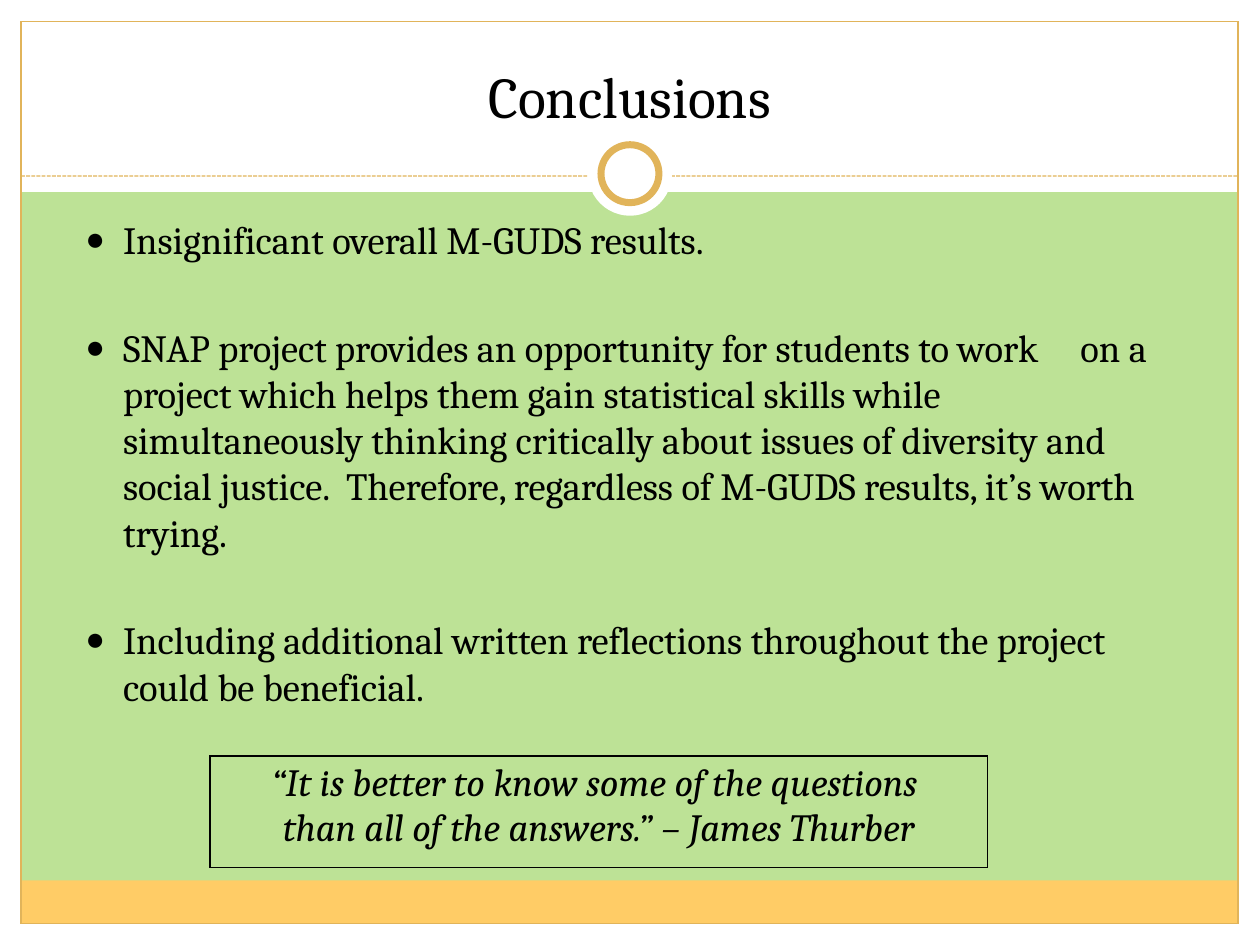
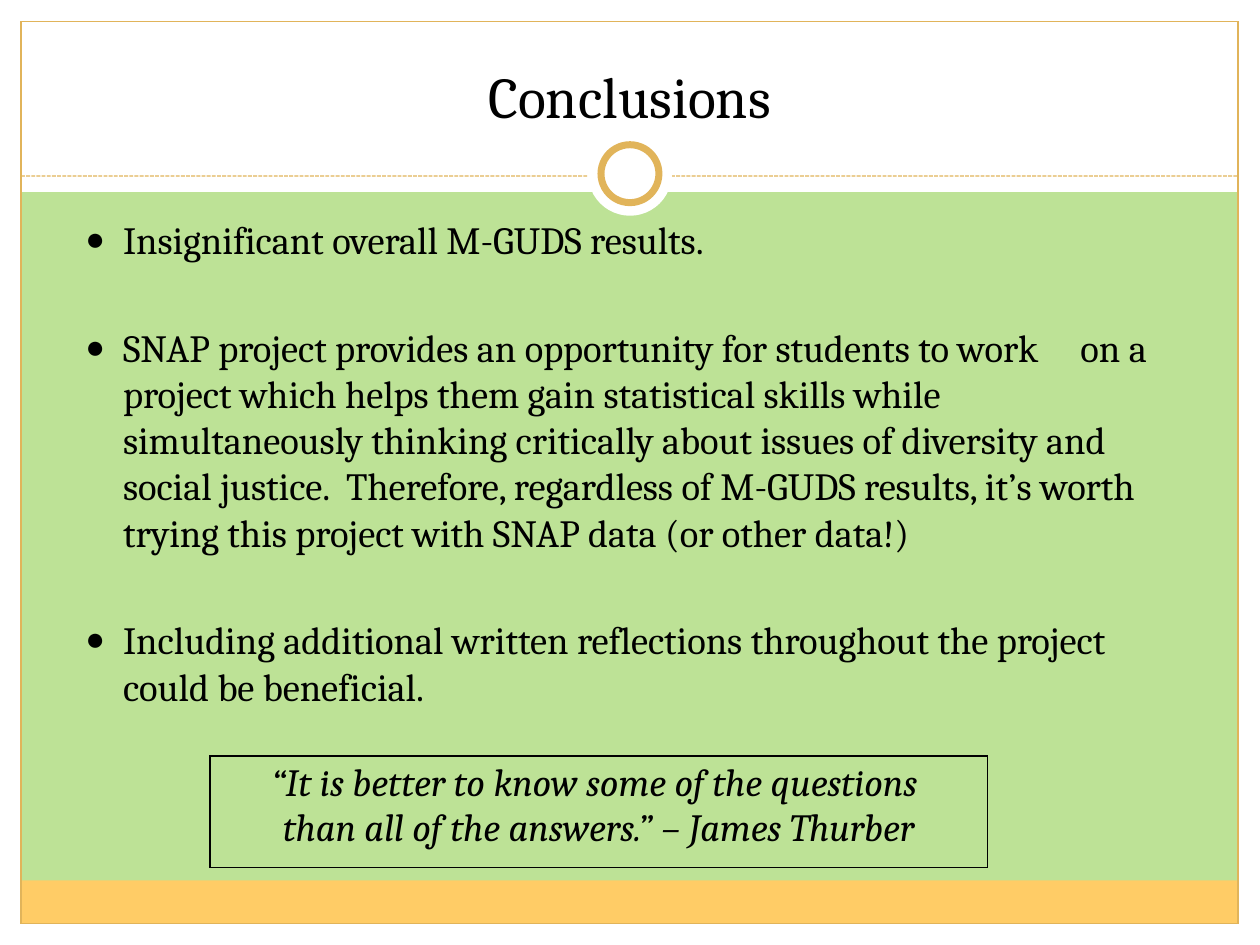
Before and after one commit to kirstendoehler/icots10_test, a slide deck: slide 23 of 2018 ICOTS - Doehler and Taylor.pptx. Drawn at 1260x945 pixels with LibreOffice and Linux fonts; fonts in the diff are those of the drawing. Boxes give left, top, right and bottom in pixels: in the first picture for what was removed or moved away, otherwise in the second. Text is boxed around its words. In the diff, an @@ line names an element or a change of style, - is before the commit and + after.

```diff
--- a/2018 ICOTS - Doehler and Taylor.pptx
+++ b/2018 ICOTS - Doehler and Taylor.pptx
@@ text at bbox=[123, 334, 1147, 556]: text changed @@
-● SNAP project provides an opportunity for students to work on a project which helps them gain statistical skills while simultaneously thinking critically about issues of diversity and social justice. Therefore, regardless of M-GUDS results, it’s worth trying.
+● SNAP project provides an opportunity for students to work on a project which helps them gain statistical skills while simultaneously thinking critically about issues of diversity and social justice. Therefore, regardless of M-GUDS results, it’s worth trying this project with SNAP data (or other data!)
```
Also in this commit, not shown: 2 other slides changed.
